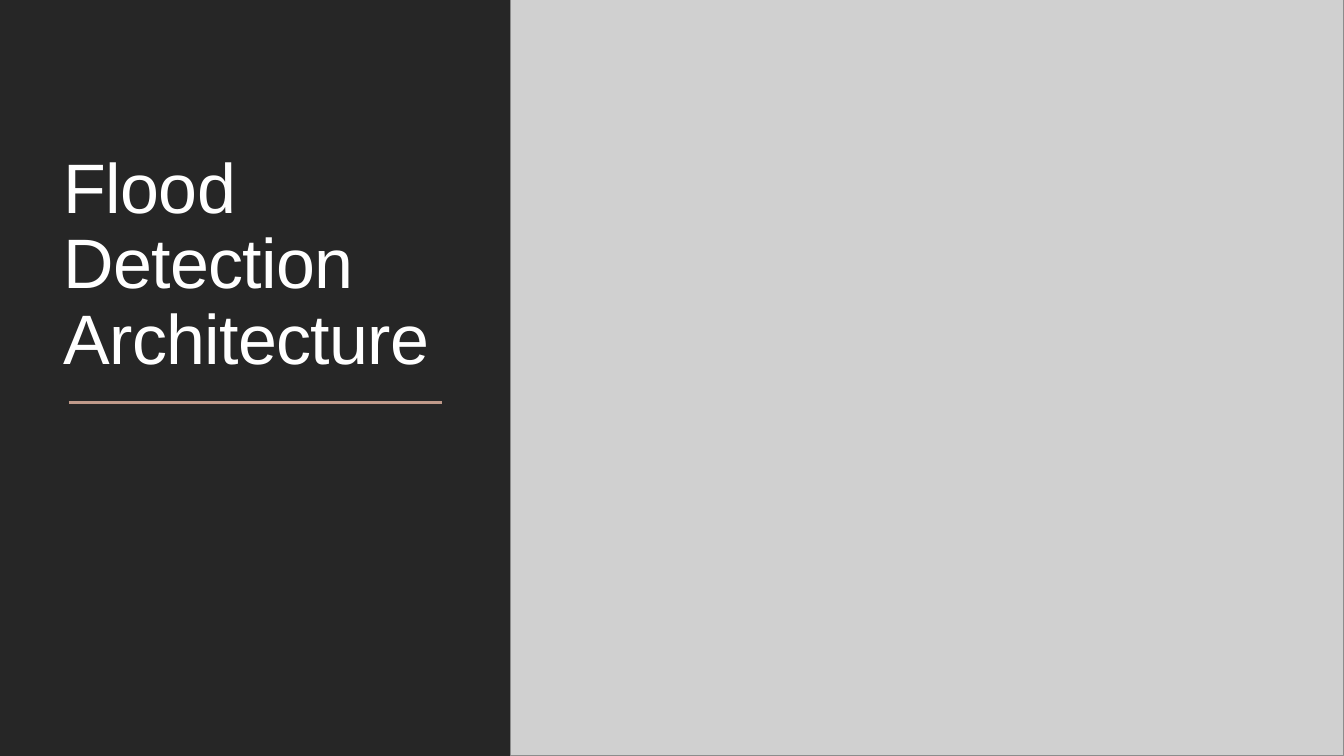
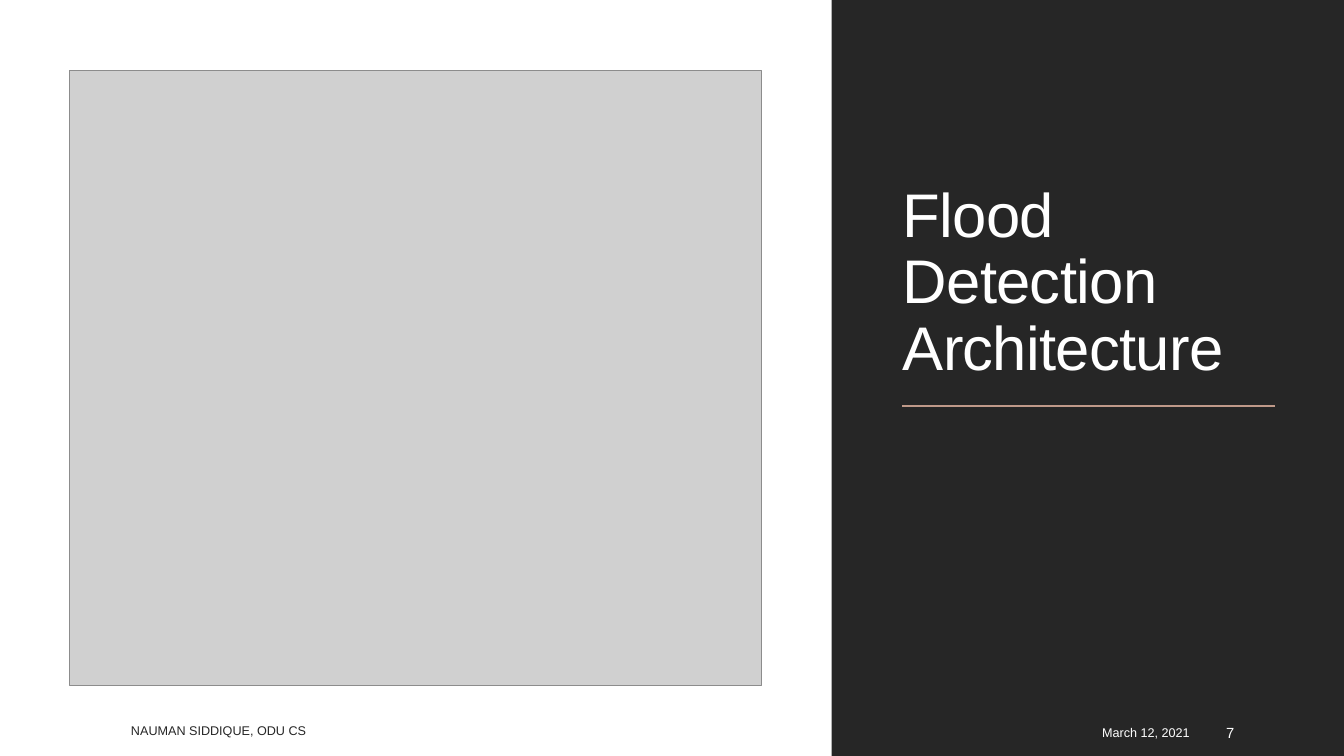
Before and after one commit to isaki001/PiCamUtils, a slide deck: slide 7 of floodDetection/report/Flood Detection using Raspberry Pi.pptx. Drawn at 1344x756 pixels with LibreOffice and Linux fonts; fonts in the diff are those of the drawing; grey boxes stand for pictures. Boxes give left, top, right and bottom in pixels: in the first picture for what was removed or moved away, otherwise in the second. Text is boxed around its words. In the diff, an @@ line names an element or a change of style, - is before the commit and + after.

Commit message:
Fix ppt

```diff
--- a/floodDetection/report/Flood Detection using Raspberry Pi.pptx
+++ b/floodDetection/report/Flood Detection using Raspberry Pi.pptx
@@ background #000000 to #FFFFFF @@
@@ rectangle added at box(0, 0, 1344, 756), fill #FFFFFF @@
@@ rectangle: place and size @@
-rectangle at box(0, 0, 511, 756)
+rectangle at box(832, 0, 1344, 756)
@@ picture: place and size @@
-picture at box(511, 0, 1344, 756)
+picture at box(70, 71, 761, 686)
@@ title "Flood Detection Architecture": place and size @@
-title "Flood Detection Architecture" at box(64, 162, 430, 365)
+title "Flood Detection Architecture" at box(903, 192, 1224, 371)
@@ title "Flood Detection Architecture" at box(903, 192, 1224, 371): size 50 to 44 pt @@
@@ line removed from (132, 210) to (1231, 210) @@
@@ line moved from (69, 402) - (442, 402) to (902, 406) - (1275, 406) @@
@@ line removed from (133, 493) to (1222, 493) @@
@@ text added at box(131, 726, 307, 738), 9 pt, text #262626 @@
+NAUMAN SIDDIQUE, ODU CS
@@ text added at box(1102, 728, 1190, 739), 9 pt, text #FFFFFF @@
+March 12, 2021
@@ page number added at box(1226, 728, 1234, 738), 10.5 pt, text #FFFFFF @@
+7
```
Also in this commit, not shown: 34 other slides changed.
